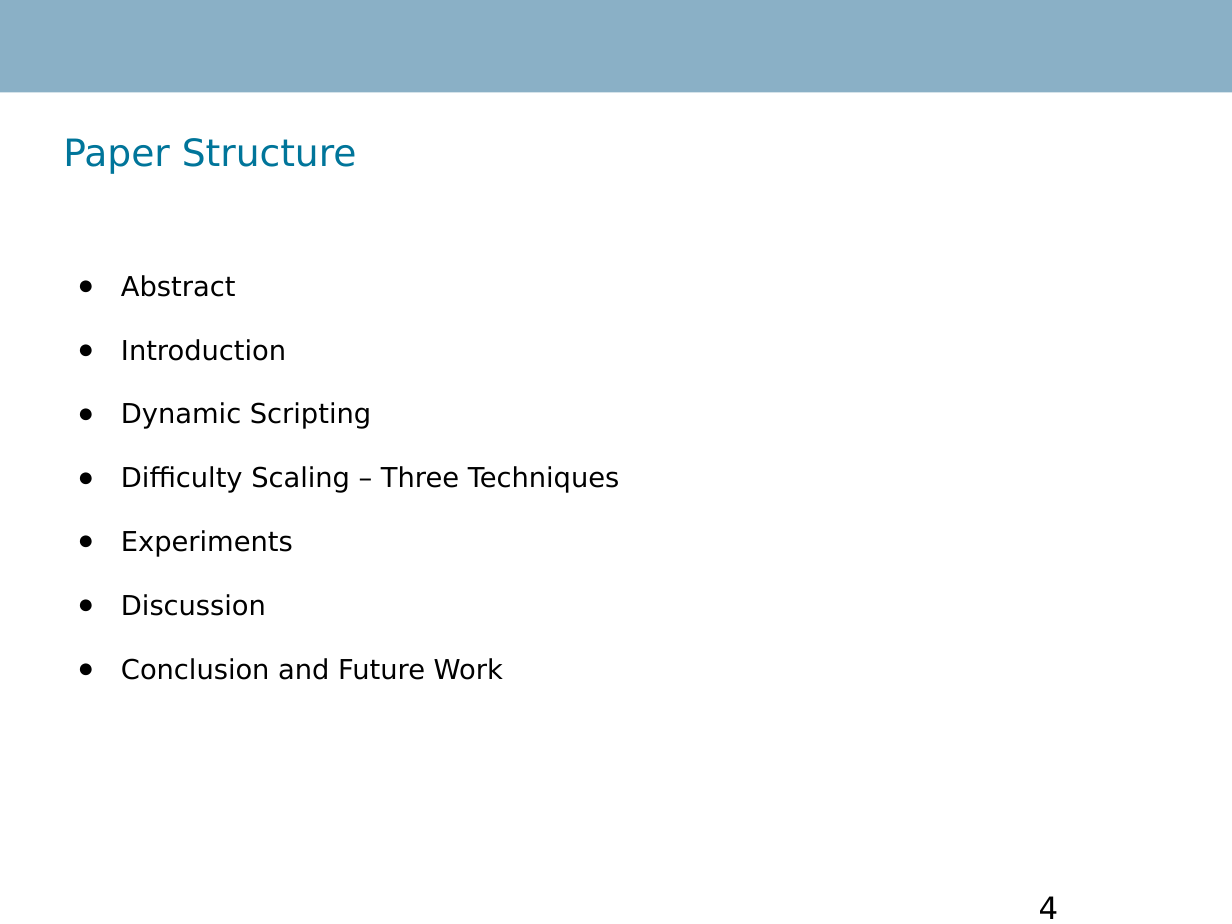
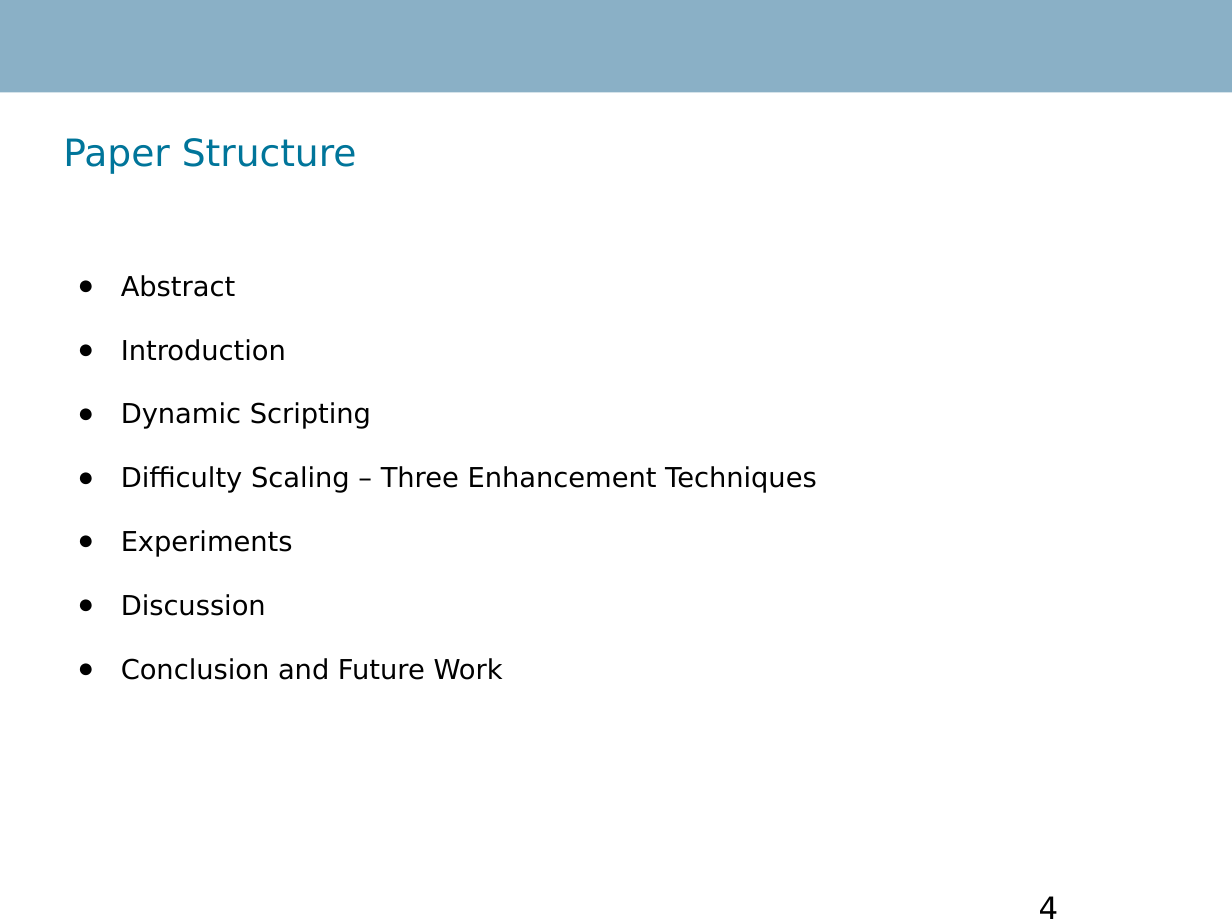
Before and after one commit to RobinTo/AdaptiveGame, a slide deck: slide 4 of IKT426 Research Seminar Report/presentation.ppt. Drawn at 1232x924 pixels with LibreOffice and Linux fonts; fonts in the diff are those of the drawing; background and template pictures are left out. Boxes give left, top, right and bottom in pixels: in the first picture for what was removed or moved away, otherwise in the second. Text is boxed around its words. In the diff, an @@ line names an element or a change of style, - is before the commit and + after.

```diff
--- a/IKT426 Research Seminar Report/presentation.ppt
+++ b/IKT426 Research Seminar Report/presentation.ppt
@@ text at [121, 466, 817, 493]: text changed @@
-● Difficulty Scaling – Three Techniques
+● Difficulty Scaling – Three Enhancement Techniques
```
Also in this commit, not shown: 3 other slides changed, 5 slides added, 2 slides removed, 1 other file.
